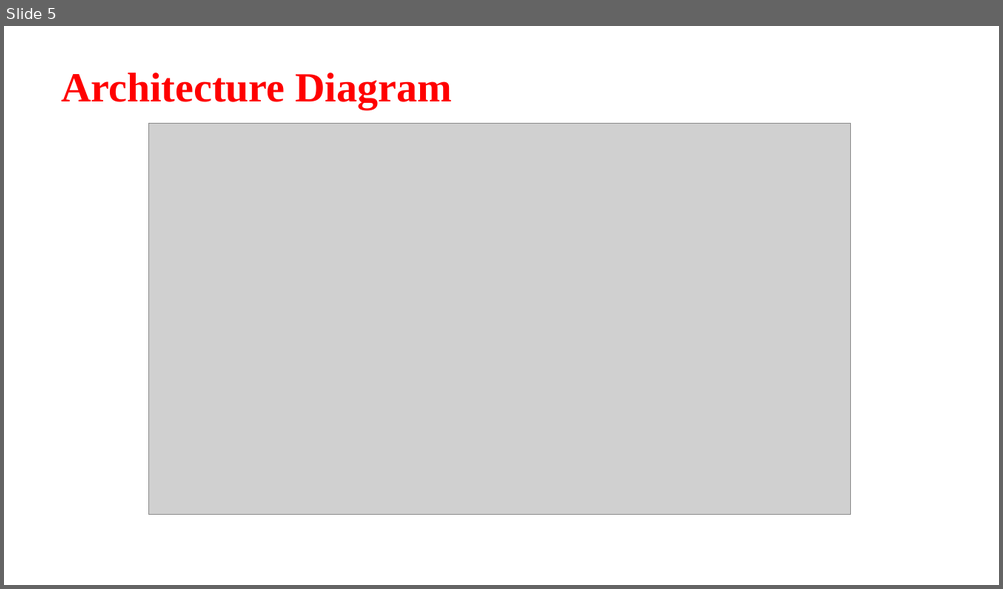
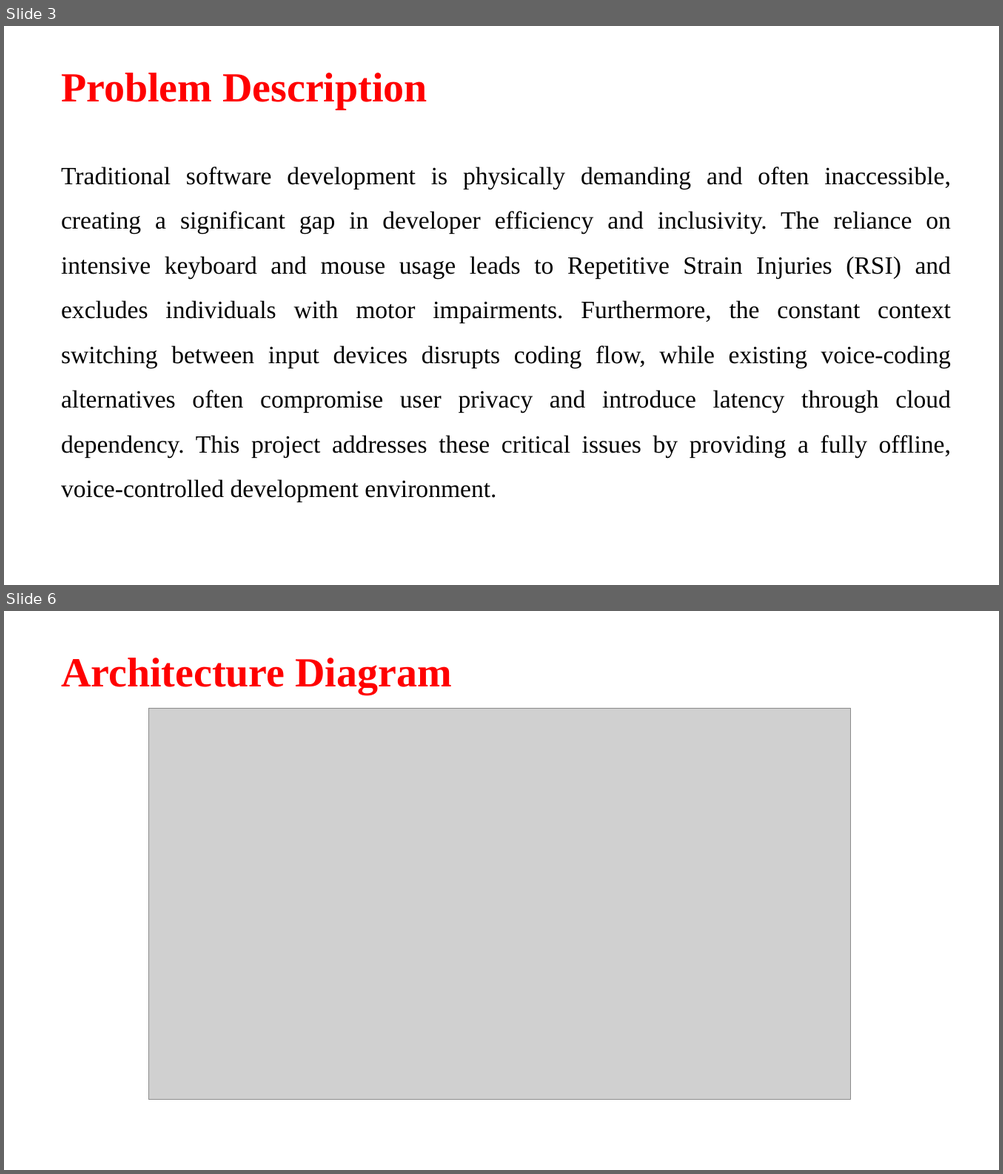
Before and after one commit to Aashif786/Coding_Assistant, a slide deck: docs/ppts/batch20 1st review.pptx. Shown one above the other, each under a label of ours: slide 5 before the commit, slides 3 and 6 after it; the slides between them are not shown. The pictures are 1003x589 and 1003x1174 pixels, drawn with LibreOffice and Linux fonts; fonts in the diff are those of the drawing; grey boxes stand for pictures; background and template pictures are left out. Boxes give left, top, right and bottom in pixels: in the first picture for what was removed or moved away, otherwise in the second. Text is boxed around its words. In the diff, an @@ line names an element or a change of style, - is before the commit and + after.

```diff
--- a/docs/ppts/batch20 1st review.pptx
+++ b/docs/ppts/batch20 1st review.pptx
@@ slide 3 added at (4,26,999,585), background picture (left out) @@
@@ title added at (61,73,427,109), 40 pt, text #FF0000, bold @@
+Problem Description
@@ text added at (61,167,951,503), 24 pt, text #000000 @@
+Traditional software development is physically demanding and often inaccessible, creating a significant gap in developer efficiency and inclusivity. The reliance on intensive keyboard and mouse usage leads to Repetitive Strain Injuries (RSI) and excludes individuals with motor impairments. Furthermore, the constant context switching between input devices disrupts coding flow, while existing voice-coding alternatives often compromise user privacy and introduce latency through cloud dependency. This project addresses these critical issues by providing a fully offline, voice-controlled development environment.
@@ what was slide 5 is now slide 6 @@
```
Also in this commit, not shown: 5 slides changed, 8 other slides added, 8 slides removed, 12 other files.
